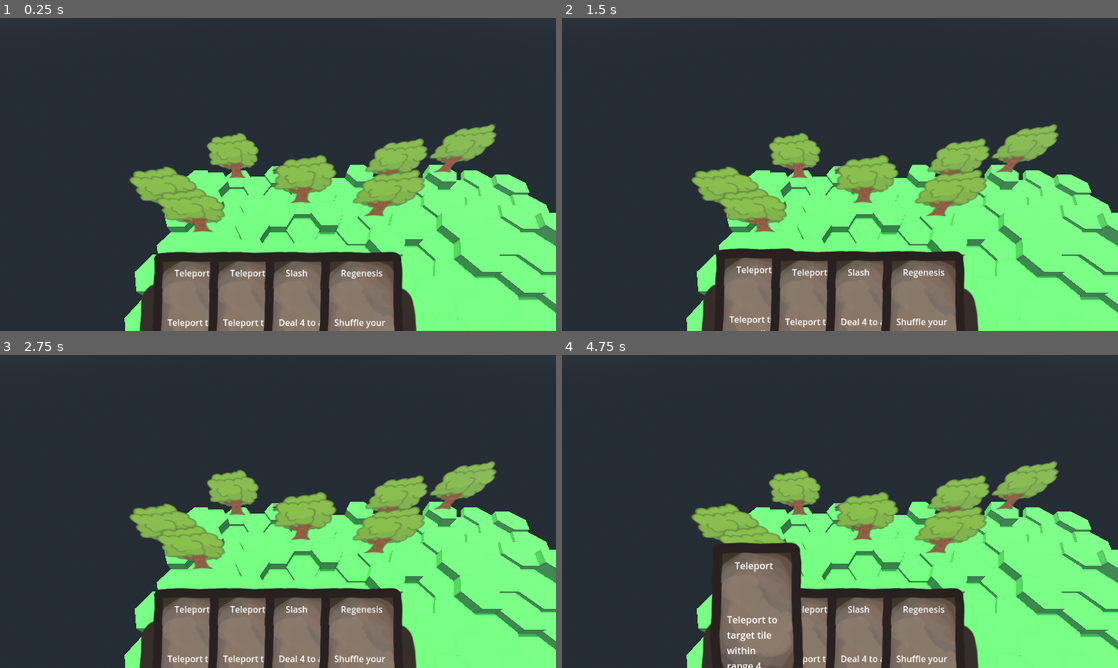
Above: before the commit, frames 1-4 (two rows, left to right).
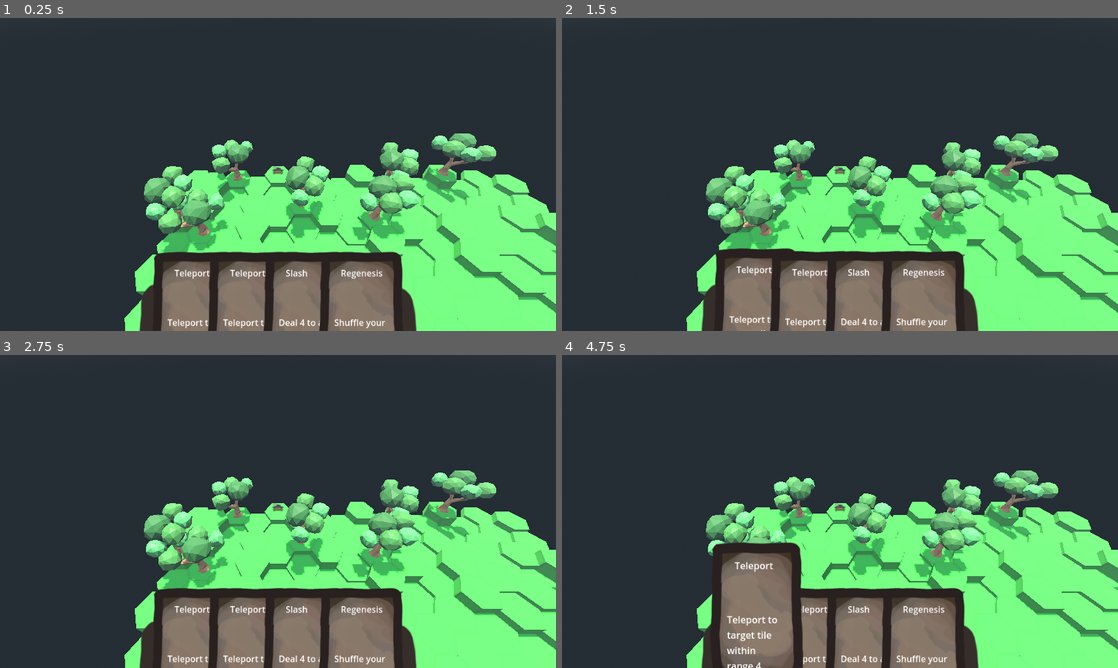
Above: after the commit, the same moments.

Repository: Boyquotes/nomad-realms-expeditions
Game: Godot game, scene res://NREGameContext.tscn
Two runs of this game, one before a commit and one after it. Both use one fixed random seed, a clock stepped at 60 frames per second and the inputs below.
Inputs (mouse positions are in pixels of both pictures, inside the frame that each line leads up to):
- Up to frame 1 (0.25 s): no input
- Up to frame 2 (1.5 s): drag from (840, 136) to (756, 315) at 0.52 s; drag from (728, 190) to (840, 136) at 1.27 s
- Up to frame 3 (2.75 s): tap Enter at 2 s; move the mouse to (333, 442) at 2.02 s; click (333, 442) at 2.1 s
- Up to frame 4 (4.75 s): tap Space at 2.75, 4.25 s; drag from (812, 574) to (840, 489) at 2.77 s; tap Enter at 3.5 s; move the mouse to (1006, 558) at 3.52 s; click (1006, 558) at 3.6 s; drag from (673, 464) to (756, 652) at 4.27 s

The runs differ from the first frame. In frame 1, 10% of the frame differs, in the area x 23-100%, y 34-76%; in frame 2, 9.9%; in frame 3, 10%; in frame 4, 8.5%.

Commit message:
TreeActor flash highlight when hovered

Diff:
--- /dev/null
+++ b/Assets/3D/highlight_flash.tres
@@ -0,0 +1,10 @@
+[gd_resource type="ShaderMaterial" load_steps=2 format=3 uid="uid://bbg40pikh1ndj"]
+
+[ext_resource type="Shader" path="res://Shaders/highlight_flash.gdshader" id="1_7nuc3"]
+
+[resource]
+render_priority = 0
+shader = ExtResource("1_7nuc3")
+shader_parameter/flash_speed = null
+shader_parameter/highlight_alpha = null
+shader_parameter/highlight_color = null
--- /dev/null
+++ b/Assets/3D/tree_mesh.tscn
@@ -0,0 +1,5 @@
+[gd_scene load_steps=2 format=3 uid="uid://8wk6ixjnssys"]
+
+[ext_resource type="PackedScene" uid="uid://iotieh472oay" path="res://Assets/3D/tree.glb" id="1_pvx57"]
+
+[node name="tree" instance=ExtResource("1_pvx57")]
--- a/Scenes/Model/Card/GameCards.gd
+++ b/Scenes/Model/Card/GameCards.gd
@@ -13,4 +13,4 @@
 	CardEffect.new(0b0000, null, null))
 var SLASH: = GameCard.new("Slash", 1, \
 	"Deal 4 to a target within range 2", BASIC, \
-	CardEffect.new(0b1111, null, null))
+	CardEffect.new(0b1110, null, null))
--- a/Scenes/Model/GameObject/TreeActor.gd
+++ b/Scenes/Model/GameObject/TreeActor.gd
@@ -1,8 +1,16 @@
 extends Actor
 class_name TreeActor
+
+@export var highlight_flash: ShaderMaterial
+
+@onready var tree_mesh = $MeshPivot/tree/Tree
 
 func _ready():
 	$MeshPivot.rotate_y(randf_range(0, 2 * PI))
 
 func set_highlighted(h: bool) -> void:
 	super.set_highlighted(h)
+	if h:
+		tree_mesh.material_overlay = highlight_flash
+	else:
+		tree_mesh.material_overlay = null
--- a/Scenes/Model/GameObject/TreeActor.tscn
+++ b/Scenes/Model/GameObject/TreeActor.tscn
@@ -1,25 +1,25 @@
-[gd_scene load_steps=4 format=3 uid="uid://6aq20kjxy5i5"]
+[gd_scene load_steps=5 format=3 uid="uid://6aq20kjxy5i5"]
 
 [ext_resource type="Script" path="res://Scenes/Model/GameObject/TreeActor.gd" id="1_qkqfq"]
-[ext_resource type="Texture2D" uid="uid://htk8s074rim2" path="res://Assets/2D/tree.png" id="2_31wxm"]
+[ext_resource type="PackedScene" uid="uid://8wk6ixjnssys" path="res://Assets/3D/tree_mesh.tscn" id="2_5mbfy"]
+[ext_resource type="Material" uid="uid://bbg40pikh1ndj" path="res://Assets/3D/highlight_flash.tres" id="2_wkc6w"]
 
-[sub_resource type="ConcavePolygonShape3D" id="ConcavePolygonShape3D_1ve6r"]
+[sub_resource type="CapsuleShape3D" id="CapsuleShape3D_42dvf"]
+radius = 0.25
 
 [node name="TreeActor" type="Node3D"]
 script = ExtResource("1_qkqfq")
+highlight_flash = ExtResource("2_wkc6w")
 
 [node name="MeshPivot" type="Node3D" parent="."]
 
-[node name="Sprite3D" type="Sprite3D" parent="MeshPivot"]
-transform = Transform3D(0.1, 0, 0, 0, 0.1, 0, 0, 0, 0.1, 0, 2, 0)
-billboard = 2
-double_sided = false
-texture = ExtResource("2_31wxm")
+[node name="tree" parent="MeshPivot" instance=ExtResource("2_5mbfy")]
+transform = Transform3D(0.5, 0, 0, 0, 0.5, 0, 0, 0, 0.5, 0, 0, 0)
 
 [node name="CollisionArea" type="Area3D" parent="."]
 collision_layer = 8
 collision_mask = 0
 
 [node name="CollisionShape3D" type="CollisionShape3D" parent="CollisionArea"]
-transform = Transform3D(1, 0, 0, 0, -4.37114e-08, -1, 0, 1, -4.37114e-08, 0, 2.5, 0)
-shape = SubResource("ConcavePolygonShape3D_1ve6r")
+transform = Transform3D(1, 0, 0, 0, 1, 0, 0, 0, 1, 0, 1, 0)
+shape = SubResource("CapsuleShape3D_42dvf")
--- /dev/null
+++ b/Shaders/highlight_flash.gdshader
@@ -0,0 +1,11 @@
+shader_type spatial;
+
+uniform vec3 highlight_color : source_color = vec3(0.92, 0.7, 0.04);
+uniform float highlight_alpha = 0.4;
+uniform float flash_speed = 7.0;
+
+void fragment() {
+	float val = sin(TIME * flash_speed) * 0.5 + 0.5;
+	ALBEDO = highlight_color;
+	ALPHA = clamp(highlight_alpha * val, 0.1, 1);
+}
Binary file changed: Assets/3D/tree.glb
